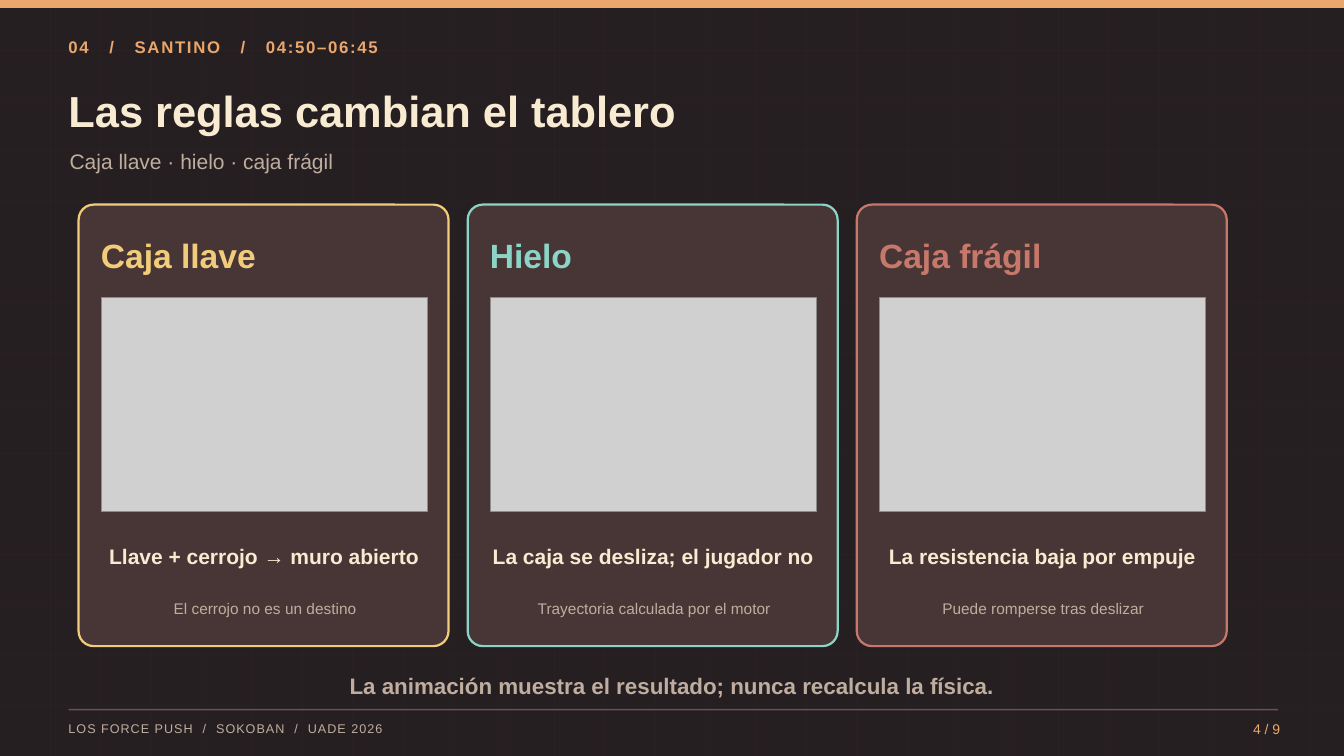
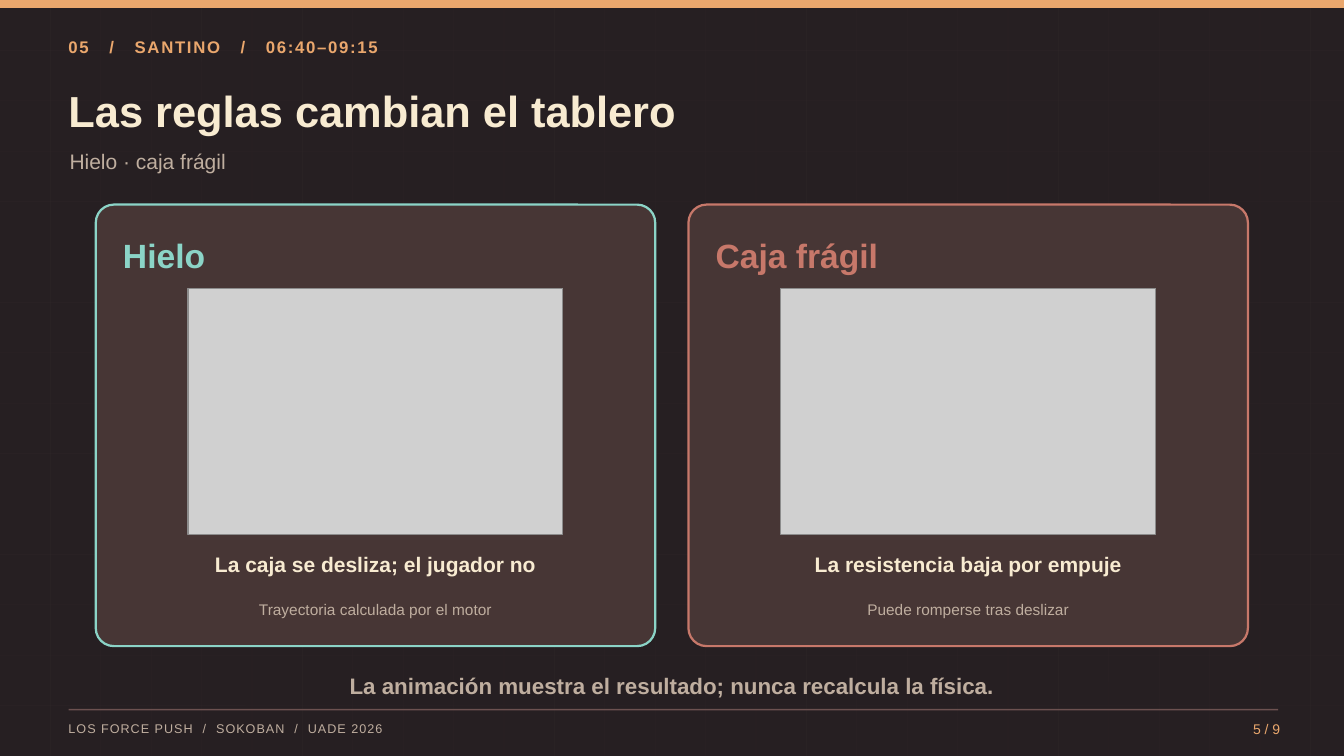
Before and after one commit to smatrauade/Los-Force-Push, a slide deck: slide 5 of entregables/Los_Force_Push_Sokoban_Defensa_18-11-2026.pptx (slide 4 before the commit). Drawn at 1344x756 pixels with LibreOffice and Linux fonts; fonts in the diff are those of the drawing; grey boxes stand for pictures. Boxes give left, top, right and bottom in pixels: in the first picture for what was removed or moved away, otherwise in the second. Text is boxed around its words. In the diff, an @@ line names an element or a change of style, - is before the commit and + after.

```diff
--- a/entregables/Los_Force_Push_Sokoban_Defensa_18-11-2026.pptx
+++ b/entregables/Los_Force_Push_Sokoban_Defensa_18-11-2026.pptx
@@ text at (68, 41, 378, 53): text changed @@
-04 / SANTINO / 04:50–06:45
+05 / SANTINO / 06:40–09:15
@@ text at (70, 153, 225, 174): text changed @@
-Caja llave · hielo · caja frágil
+Hielo · caja frágil
@@ rounded rectangle removed at (79, 205, 449, 646) @@
@@ rounded rectangle: place and size @@
-rounded rectangle at (468, 205, 838, 646)
+rounded rectangle at (96, 205, 655, 646)
@@ rounded rectangle: place and size @@
-rounded rectangle at (857, 205, 1227, 646)
+rounded rectangle at (689, 205, 1248, 646)
@@ text "Hielo": place and size @@
-text "Hielo" at (490, 243, 572, 269)
+text "Hielo" at (123, 243, 205, 269)
@@ text "Caja frágil": place and size @@
-text "Caja frágil" at (879, 243, 1041, 275)
+text "Caja frágil" at (716, 243, 878, 275)
@@ text removed at (101, 243, 256, 275) @@
-Caja llave
@@ picture removed at (102, 297, 427, 511) @@
@@ picture: place and size @@
-picture at (491, 297, 817, 511)
+picture at (188, 288, 563, 534)
@@ picture: place and size @@
-picture at (880, 297, 1206, 511)
+picture at (781, 288, 1156, 534)
@@ text removed at (109, 549, 419, 569) @@
-Llave + cerrojo → muro abierto
@@ text "La caja se desliza; el ...": place and size @@
-text "La caja se desliza; el ..." at (493, 549, 814, 569)
+text "La caja se desliza; el ..." at (215, 557, 536, 577)
@@ text "La resistencia baja por empuje": place and size @@
-text "La resistencia baja por empuje" at (889, 549, 1195, 569)
+text "La resistencia baja por empuje" at (815, 557, 1121, 577)
@@ text "Trayectoria calculada por el motor": place and size @@
-text "Trayectoria calculada por el motor" at (538, 603, 770, 617)
+text "Trayectoria calculada por el motor" at (259, 604, 491, 618)
@@ text "Puede romperse tras deslizar": place and size @@
-text "Puede romperse tras deslizar" at (942, 603, 1144, 617)
+text "Puede romperse tras deslizar" at (867, 604, 1069, 618)
@@ text removed at (174, 603, 356, 617) @@
-El cerrojo no es un destino
@@ text at (1253, 724, 1280, 734): text changed @@
-4 / 9
+5 / 9
```
Also in this commit, not shown: 8 other slides changed, 4 other files.
